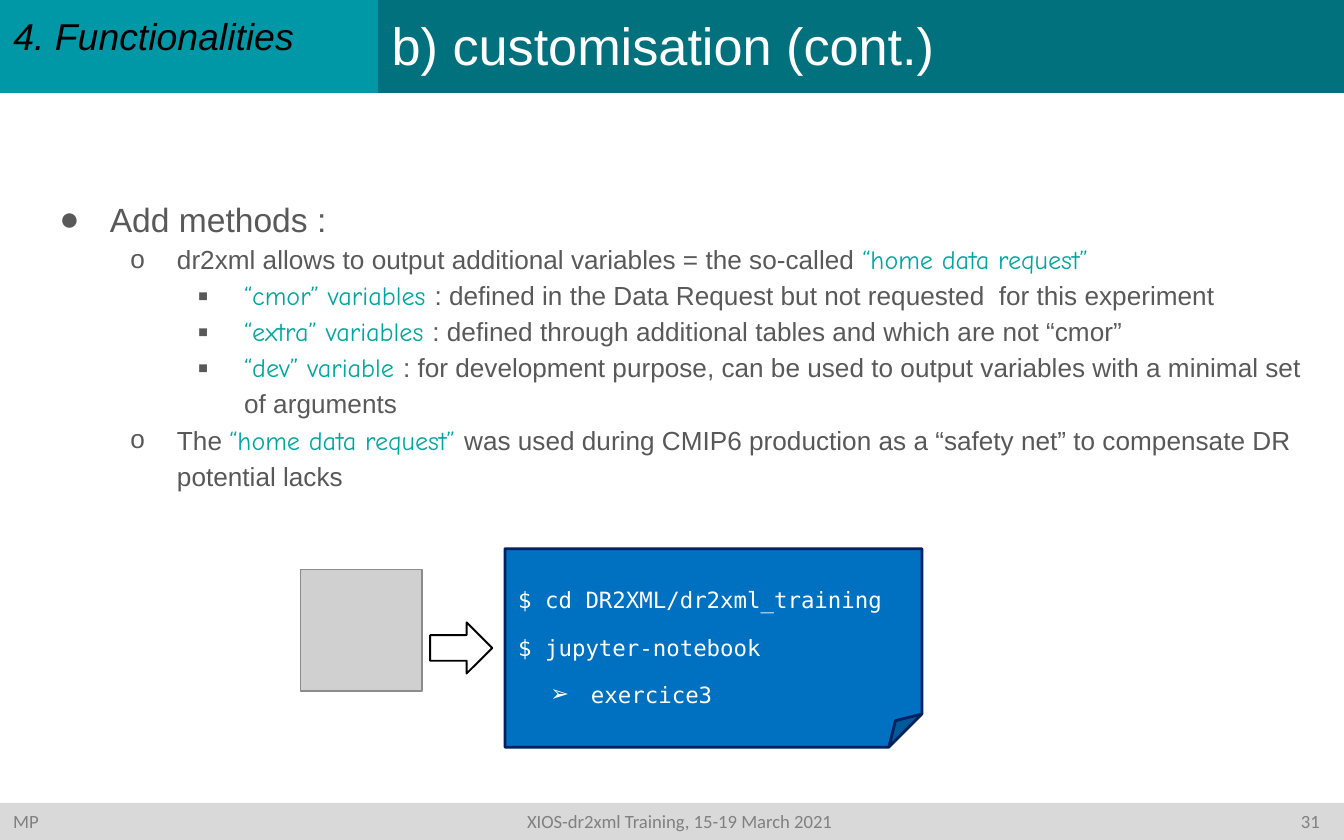
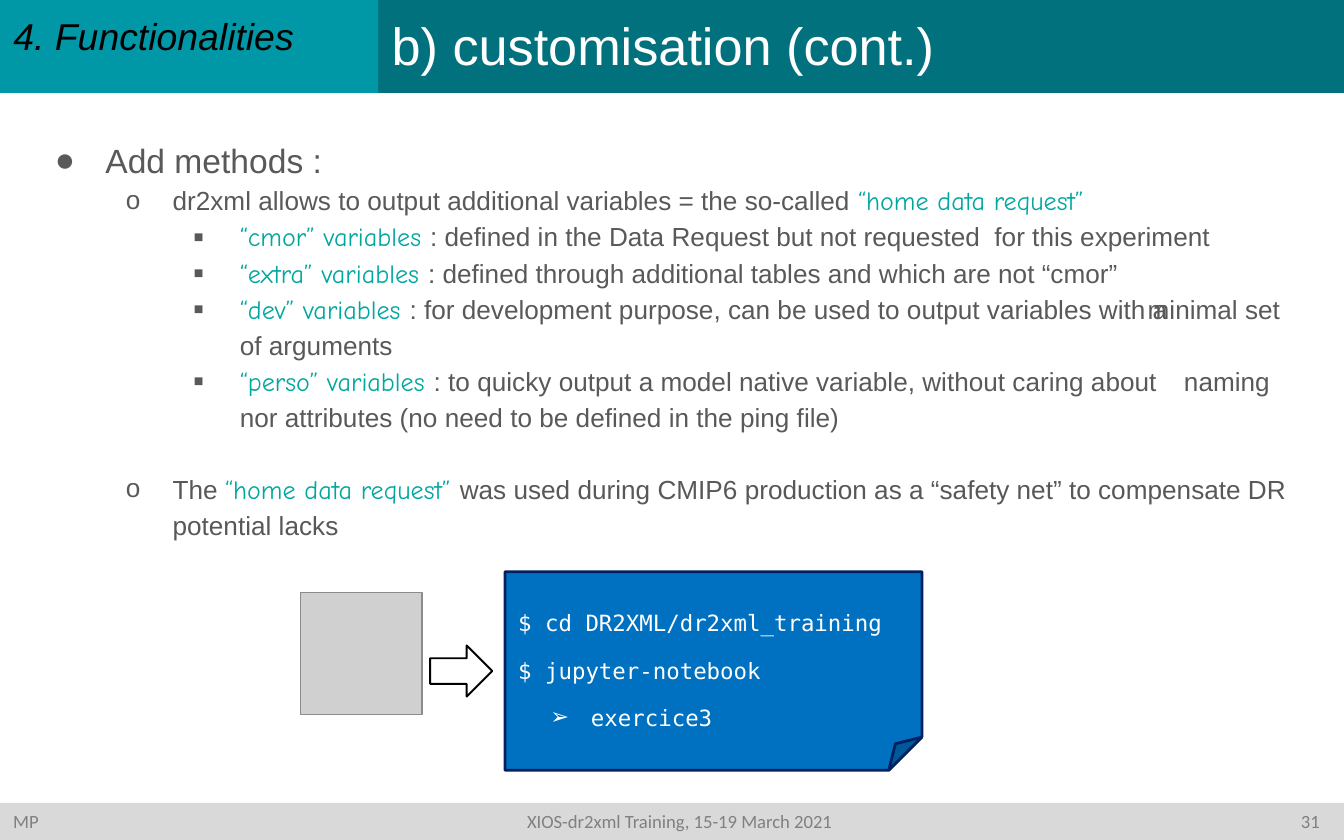
Before and after one commit to rigoudyg/dr2xml, a slide deck: slide 32 of slides/Formation_dr2xml_v4.pptx. Drawn at 1344x840 pixels with LibreOffice and Linux fonts; fonts in the diff are those of the drawing; grey boxes stand for pictures. Boxes give left, top, right and bottom in pixels: in the first picture for what was removed or moved away, otherwise in the second. Text is boxed around its words. In the diff, an @@ line names an element or a change of style, - is before the commit and + after.

```diff
--- a/slides/Formation_dr2xml_v4.pptx
+++ b/slides/Formation_dr2xml_v4.pptx
@@ text "Add methods :": place and size @@
-text "Add methods :" at (110,207,1300,491)
+text "Add methods :" at (105,148,1286,541)
@@ text at (240,300,1270,433): text changed @@
-    ▪ “dev” variable : for development purpose, can be used to output variables with a minimal set of arguments
+    ▪ “dev” variables : for development purpose, can be used to output variables with a minimal set of arguments
+    ▪ “perso” variables : to quicky output a model native variable, without caring about naming nor attributes (no need to be defined in the ping file)
@@ 1 picture, 1 folded corner, 1 down arrow: place and size @@
-1 picture, 1 folded corner, 1 down arrow at (301,548,922,747)
+1 picture, 1 folded corner, 1 down arrow at (301,571,922,770)
```
Also in this commit, not shown: 1 other slide changed, 1 other file.
